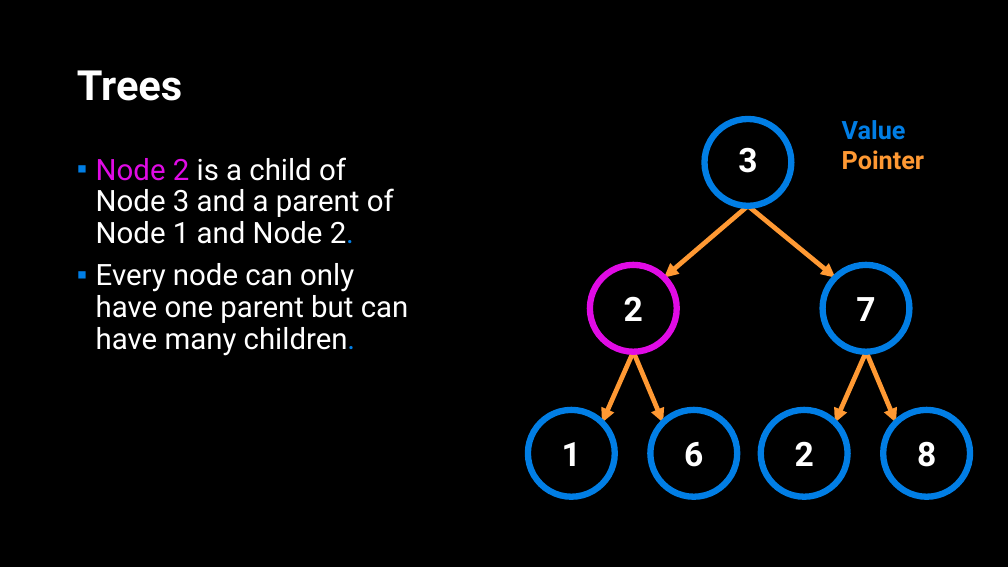
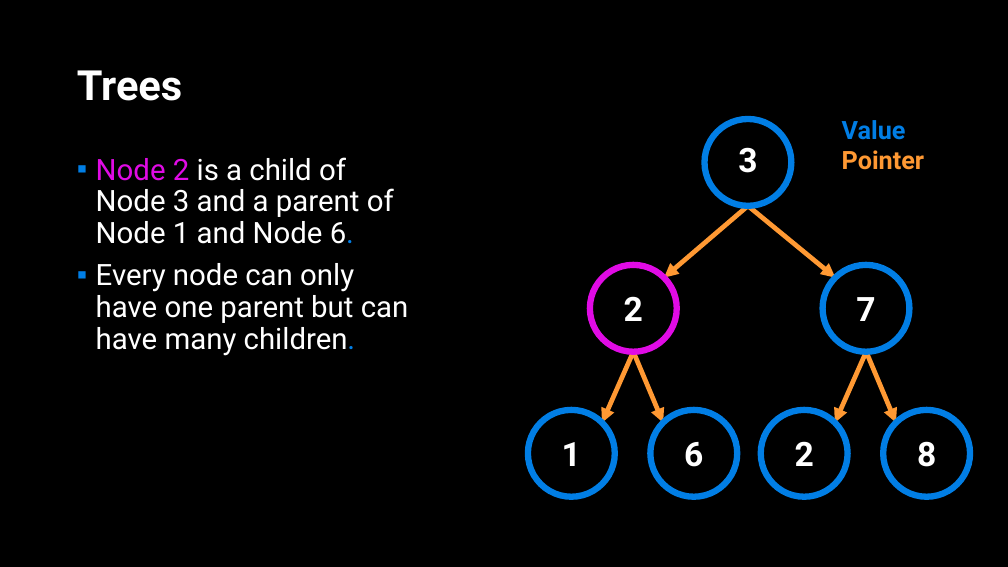
Before and after one commit to APS106/APS106-winter-2022-material, a slide deck: slide 93 of lectures/week12/lecture1/slides/week12_lecture1.pptx (slide 91 before the commit). Drawn at 1008x567 pixels with LibreOffice and Linux fonts; fonts in the diff are those of the drawing; background and template pictures are left out. Boxes give left, top, right and bottom in pixels: in the first picture for what was removed or moved away, otherwise in the second. Text is boxed around its words. In the diff, an @@ line names an element or a change of style, - is before the commit and + after.

```diff
--- a/lectures/week12/lecture1/slides/week12_lecture1.pptx
+++ b/lectures/week12/lecture1/slides/week12_lecture1.pptx
@@ text at (96, 157, 394, 244): text changed @@
-▪ Node 2 is a child of Node 3 and a parent of Node 1 and Node 2.
+▪ Node 2 is a child of Node 3 and a parent of Node 1 and Node 6.
```
Also in this commit, not shown: 2 slides added, 2 other files.
